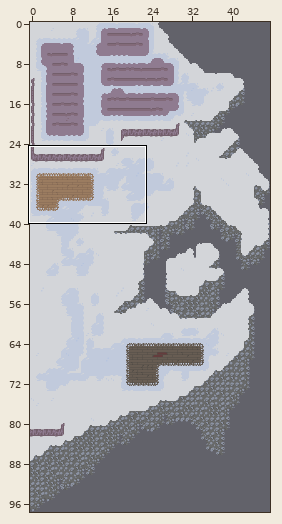
One commit to this Tiled map: rughai/tiles/tiled/r_0_8/r_0_8.tmx. The first picture is a wide view before the edit; the outline marks the close-up.
Close-up. The starting point:
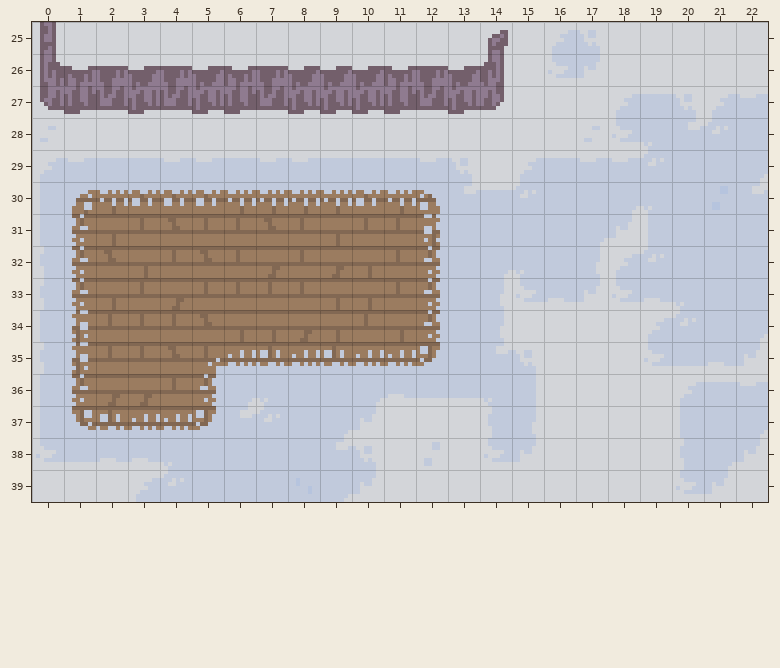
Cells are 8x8 px. Shown: x 0..22, y 25..39. The commit also changed other parts of the map, which this record leaves out.
Once edited:
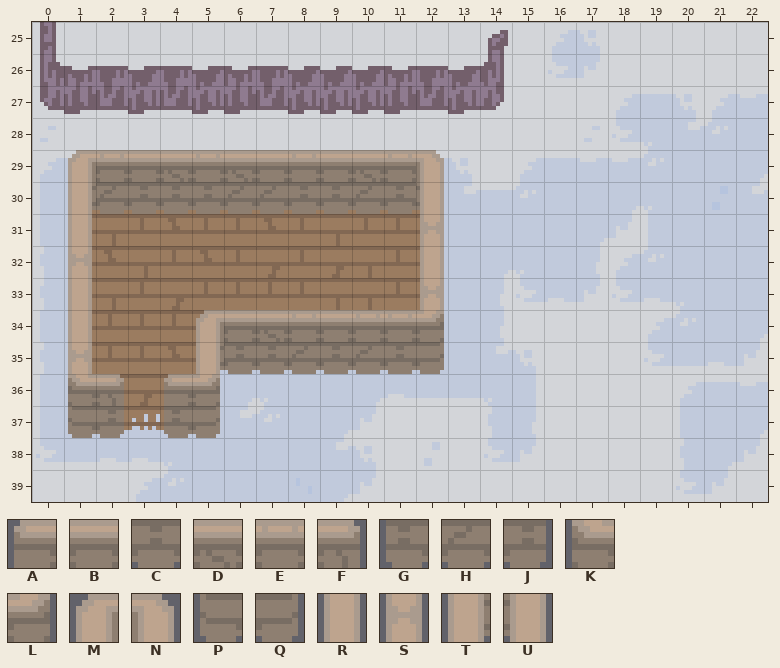
Key: from "walls_tileset": A 0, B 1, C 6, D 13, E 14, F 15, G 18, H 20, J 21, K 24, L 25, M 26, N 27, P 30, Q 31, R 38, S 39, T 40, U 41.
_ is an empty cell, . an unchanged one.
Tiles of an added or newly shown layer are drawn over the layers below it.
The exact change:
--- layer "rat_0" (added)
@@ x 1..12 @@
-29 ____________
-30 ____________
-31 _.........._
-32 _.........._
-33 _.........._
-34 _...________
-35 _...________
-36 __.__.......
-37 __.__.......
+29 MEBDEDBEBDEN
+30 THCCCHHCCHCU
+31 R..........S
+32 S..........R
+33 R..........S
+34 R...MBDEBEEL
+35 S...TCCHCHCQ
+36 KF.AL.......
+37 PJ.GQ.......
Where, in picture pixels (left, top, right, bottom), the same in both close-ups:
added: (68, 150, 444, 438)
